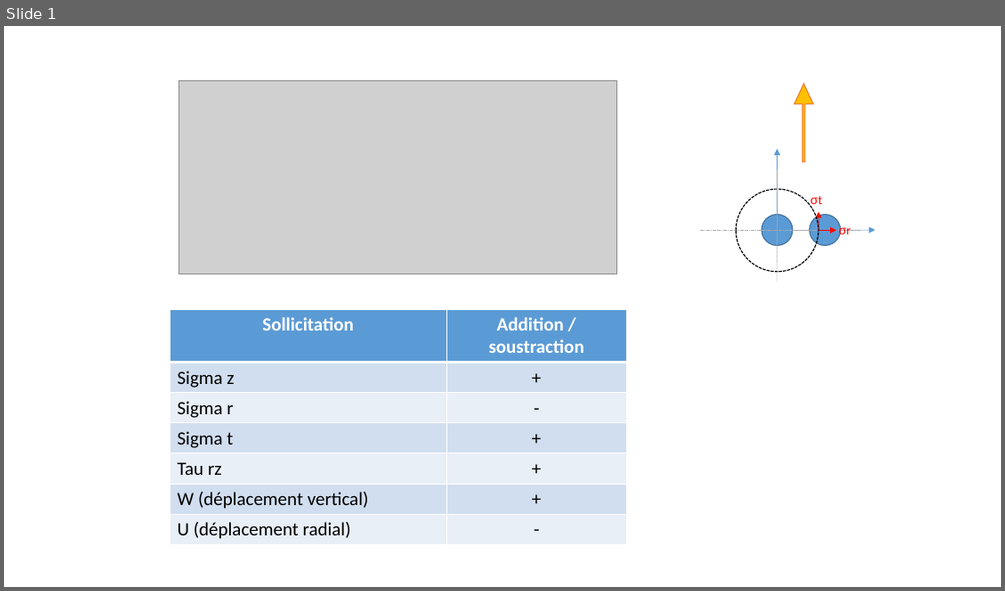
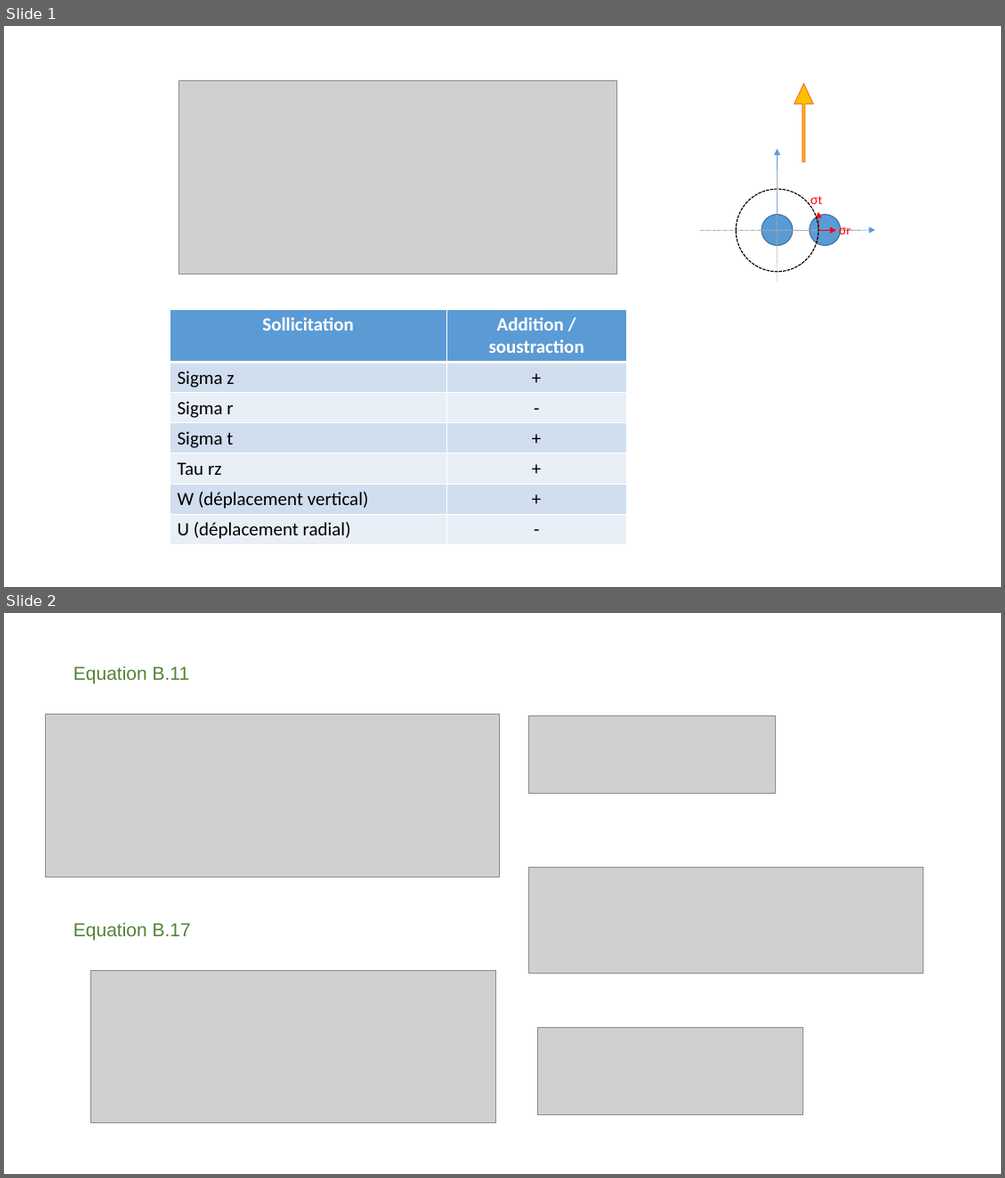
Before and after one commit to FredDuhart/PyAlize, a slide deck: docs/principes_burmister.pptx. Shown one above the other, each under a label of ours: slide 1 before the commit, slides 1 and 2 after it. The pictures are 1005x591 and 1005x1178 pixels, drawn with LibreOffice and Linux fonts; fonts in the diff are those of the drawing; grey boxes stand for pictures. Boxes give left, top, right and bottom in pixels: in the first picture for what was removed or moved away, otherwise in the second. Text is boxed around its words. In the diff, an @@ line names an element or a change of style, - is before the commit and + after.

```diff
--- a/docs/principes_burmister.pptx
+++ b/docs/principes_burmister.pptx
@@ slide 2 added at [4,613,1001,1174], background #FFFFFF @@
@@ text added at [73,666,190,683], 18 pt, text #548235 @@
+Equation B.11
@@ picture added at [45,714,500,877] @@
@@ picture added at [529,715,775,793] @@
@@ picture added at [529,868,923,973] @@
@@ text added at [73,922,191,940], 18 pt, text #548235 @@
+Equation B.17
@@ picture added at [90,971,496,1122] @@
@@ picture added at [538,1027,803,1115] @@
```
Also in this commit, not shown: 2 other slides added, 10 other files.
